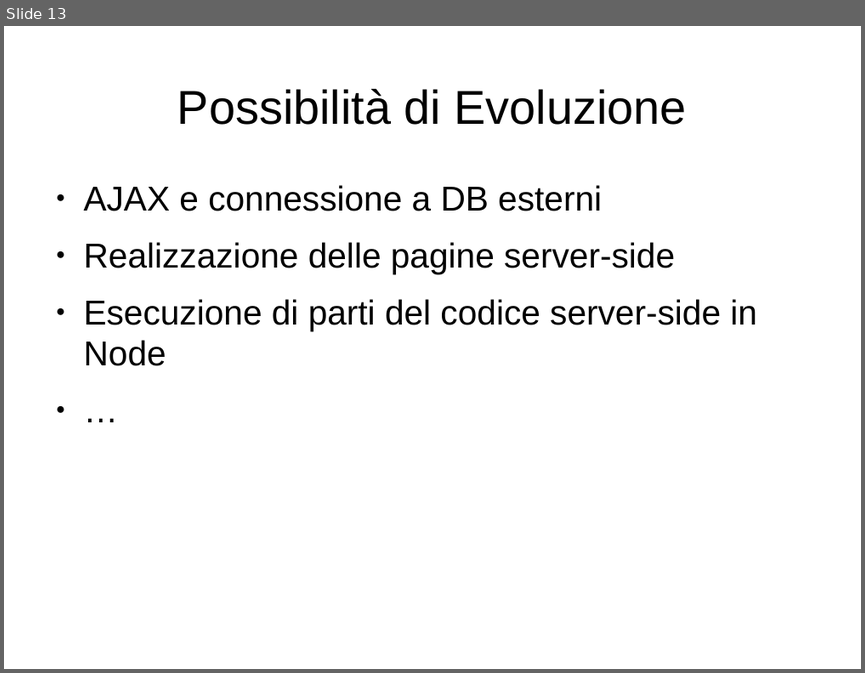
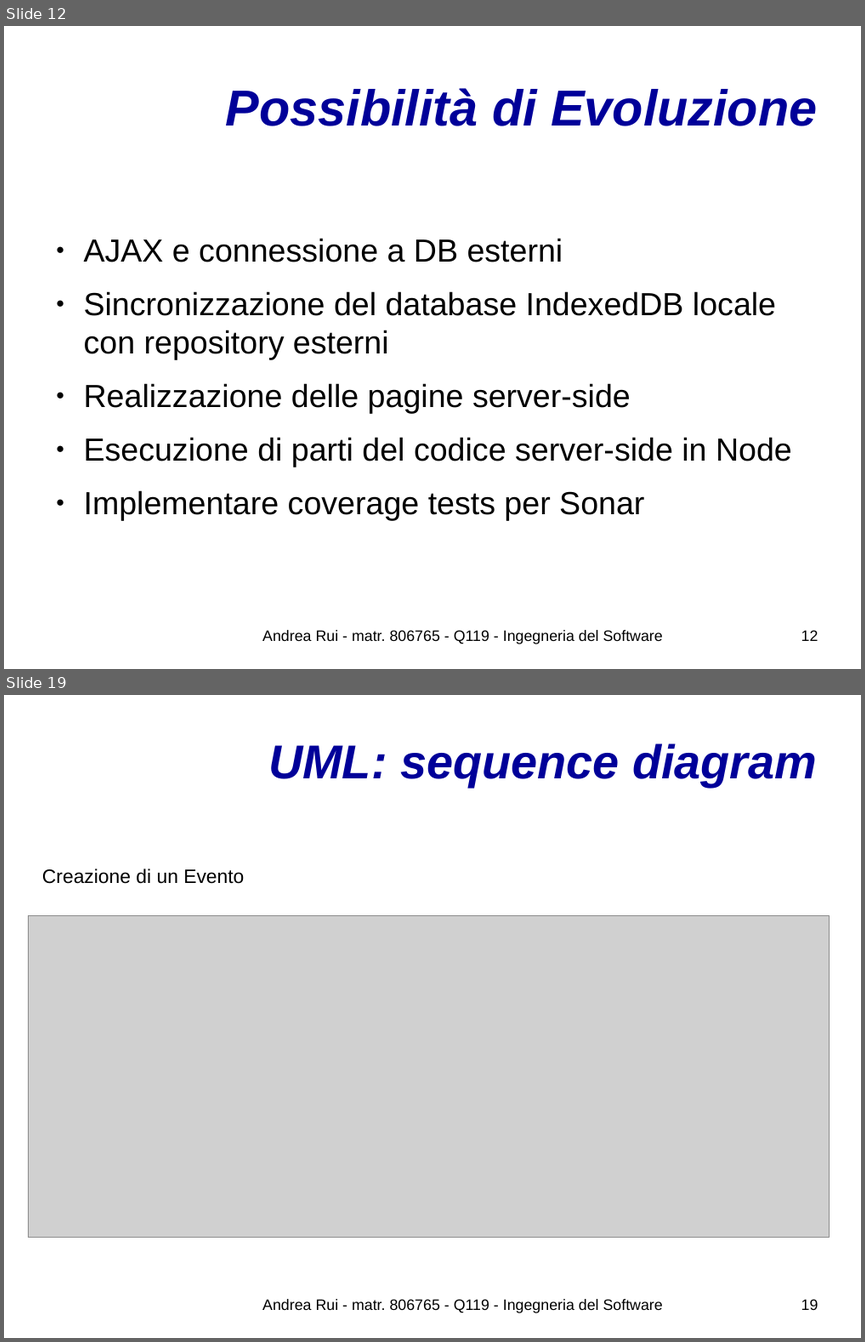
Before and after one commit to UnimibSoftEngCourse1718/progetto-agenda-2-Andy-UNIMIB, a slide deck: doc/Presentazione del Progetto.odp. Shown one above the other, each under a label of ours: slide 13 before the commit, slides 12 and 19 after it; the slides between them are not shown. The pictures are 865x673 and 865x1342 pixels, drawn with LibreOffice and Linux fonts; fonts in the diff are those of the drawing; grey boxes stand for pictures; background and template pictures are left out. Boxes give left, top, right and bottom in pixels: in the first picture for what was removed or moved away, otherwise in the second. Text is boxed around its words. In the diff, an @@ line names an element or a change of style, - is before the commit and + after.

```diff
--- a/doc/Presentazione del Progetto.odp
+++ b/doc/Presentazione del Progetto.odp
@@ slide 19 added at (x1=4, y1=695, x2=861, y2=1338), background #FFFFFF @@
@@ title added at (x1=268, y1=743, x2=817, y2=787), 44 pt, text #000099, bold, italic @@
+UML: sequence diagram
@@ text added at (x1=42, y1=868, x2=244, y2=884), 18 pt, text #000000 @@
+Creazione di un Evento
@@ picture added at (x1=28, y1=915, x2=828, y2=1236) @@
@@ text added at (x1=262, y1=1299, x2=663, y2=1313), 14 pt, text #000000 @@
+Andrea Rui - matr. 806765 - Q119 - Ingegneria del Software
@@ page number added at (x1=801, y1=1299, x2=818, y2=1310), 14 pt, text #000000 @@
+19
@@ what was slide 13 is now slide 12 @@
@@ slide 12 changed as well @@
@@ title "Possibilità di Evoluzione" at (x1=226, y1=88, x2=817, y2=126): size 44 to 46.8 pt, text colour #000000 to #000099, bold on, italic on; alignment centre to right @@
@@ text at (x1=84, y1=238, x2=792, y2=467): size 32 to 29.6 pt in "AJAX e connessione a DB esterni", "Realizzazione delle pagine server-side", "Esecuzione di parti del codice server-side in ..." @@
@@ text at (x1=84, y1=291, x2=776, y2=360): paragraph added @@
+● Sincronizzazione del database IndexedDB locale con repository esterni
@@ text at (x1=84, y1=490, x2=644, y2=521): text changed; size 32 to 29.6 pt @@
-● …
+● Implementare coverage tests per Sonar
@@ text added at (x1=262, y1=630, x2=663, y2=644), 14 pt, text #000000 @@
+Andrea Rui - matr. 806765 - Q119 - Ingegneria del Software
@@ page number added at (x1=801, y1=630, x2=818, y2=641), 14 pt, text #000000 @@
+12
```
Also in this commit, not shown: 5 other slides changed, 15 other slides added, 8 slides removed, 6 other files.
